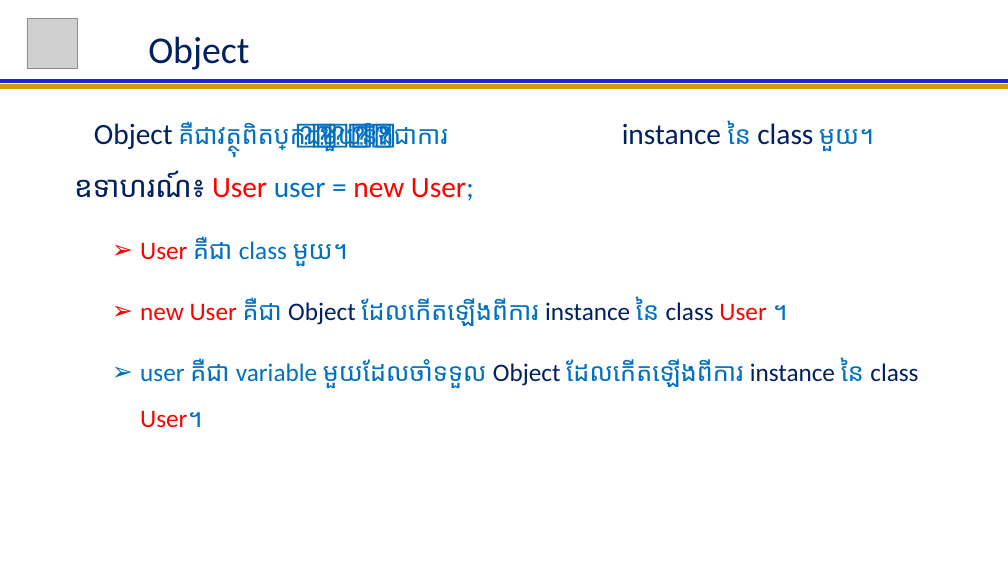
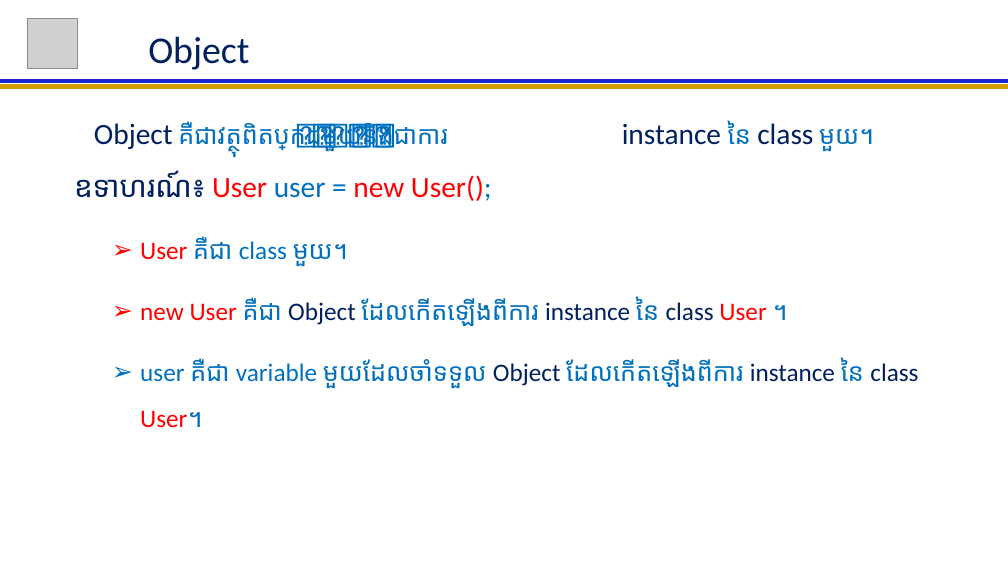
Before and after one commit to NGOUNCHHENGHY/ACLEDA-Java-For-Beginer, a slide deck: slide 69 of Java For Beginer Lession.pptx. Drawn at 1008x567 pixels with LibreOffice and Linux fonts; fonts in the diff are those of the drawing; grey boxes stand for pictures. Boxes give left, top, right and bottom in pixels: in the first picture for what was removed or moved away, otherwise in the second. Text is boxed around its words. In the diff, an @@ line names an element or a change of style, - is before the commit and + after.

```diff
--- a/Java For Beginer Lession.pptx
+++ b/Java For Beginer Lession.pptx
@@ text at [74, 121, 874, 201]: text changed @@
-Object គឺជាវត្ថុពិតប្រាកដមួយ និងជាការ instance នៃ class មួយ។ ឧទាហរណ៍៖ User user = new User;
+Object គឺជាវត្ថុពិតប្រាកដមួយ និងជាការ instance នៃ class មួយ។ ឧទាហរណ៍៖ User user = new User();
```
